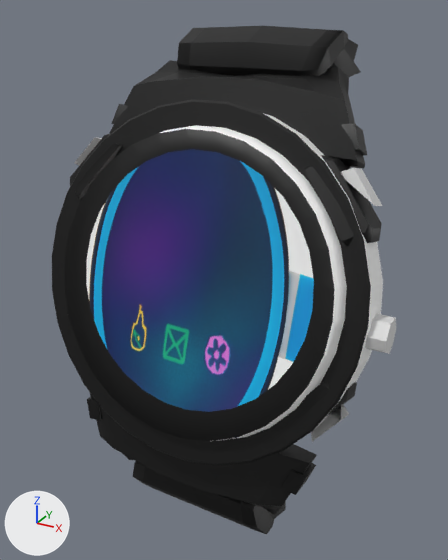
What one commit did to the FBX model Assets/Obstacles/Watch/Watch.fbx.
Rendered twice from a 50 mm lens placed at (0.4423, -0.1026, 0.0976), pointed at (0.3928, -0.0127, 0.0526). The lights are fixed; the arrows at lower left show +X, +Y and +Z. The picture after the commit comes second. Where no turn or scale is listed for an object, it has been applied to the vertices.

Before the edit, the objects in view are built like this:
```python
me_mesh = bpy.data.meshes.new('Mesh')
me_mesh.from_pydata(...)  # 598 vertices, 524 faces; spans x -0.0308..0.0288, y -0.0332..0.0142, z -0.0439..0.0441
# faces by material slot: [434, 60, 1, 29]
me_mesh.materials.append(mat_pasted__lambert63)  # black #000000
me_mesh.materials.append(mat_pasted__lambert64)  # white #ffffff
me_mesh.materials.append(mat_pasted__lambert67)  # picture img_screenshot_2024_05_29_130304_png
me_mesh.materials.append(mat_pasted__lambert66)  # light grey #d7d7d7
ob_pasted__polysurface43 = bpy.data.objects.new('pasted__polySurface43', me_mesh)
ob_pasted__polysurface43.location = (0.3971, -0.0022, 0.0508)
```
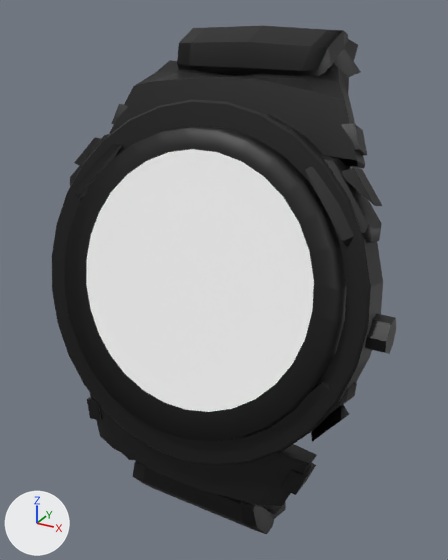
Where the newer file only moved an object's origin or applied its transform, the numbers keep the older frame.

Where the change shows, as pixel boxes (x1, y1, x2, y2) in the pictures (448 x 560 px):
'pasted__polySurface43', recoloured, surface changed (blue to white): (74, 110, 396, 445) in both
part 1 of me_mesh, recoloured: (160, 113, 383, 441) in both
part 2 of me_mesh, recoloured (blue to white): (86, 149, 314, 412) in both
part 3 of me_mesh, recoloured: (74, 137, 396, 442) in both
part 4 of me_mesh, surface changed (blue to white): (84, 129, 335, 441) in both

Diff of the bpy script that builds the scene:
```diff
--- a/Assets/Obstacles/Watch/Watch.fbx.py
+++ b/Assets/Obstacles/Watch/Watch.fbx.py
@@ me_mesh @@
 me_mesh.from_pydata(...)  # 598 vertices, 524 faces; spans x -0.0308..0.0288, y -0.0332..0.0142, z -0.0439..0.0441
 # used by ob_pasted__polysurface43; location = (0.3971, -0.0022, 0.0508)
+# me_mesh part 1: all 60 faces that had it switch from mat_pasted__lambert64 (white #ffffff) to mat_pasted__lambert63 (black #000000)
+# me_mesh part 2: all 1 face that had it switch from mat_pasted__lambert67 (picture img_screenshot_2024_05_29_130304_png) to mat_pasted__lambert64 (white #ffffff)
+# me_mesh part 3: all 29 faces that had it switch from mat_pasted__lambert66 (light grey #d7d7d7) to mat_pasted__lambert63 (black #000000)
+# me_mesh part 4: texture (UV) coordinates of 31 of 524 faces, centred in x -0.0243..0.0197, y -0.0319..-0.0205, z -0.014..0.0287, changed; they spanned u 0.16..0.74, v 0.29..0.87 and now span u 0.26..0.61, v 0.22..0.89
```
